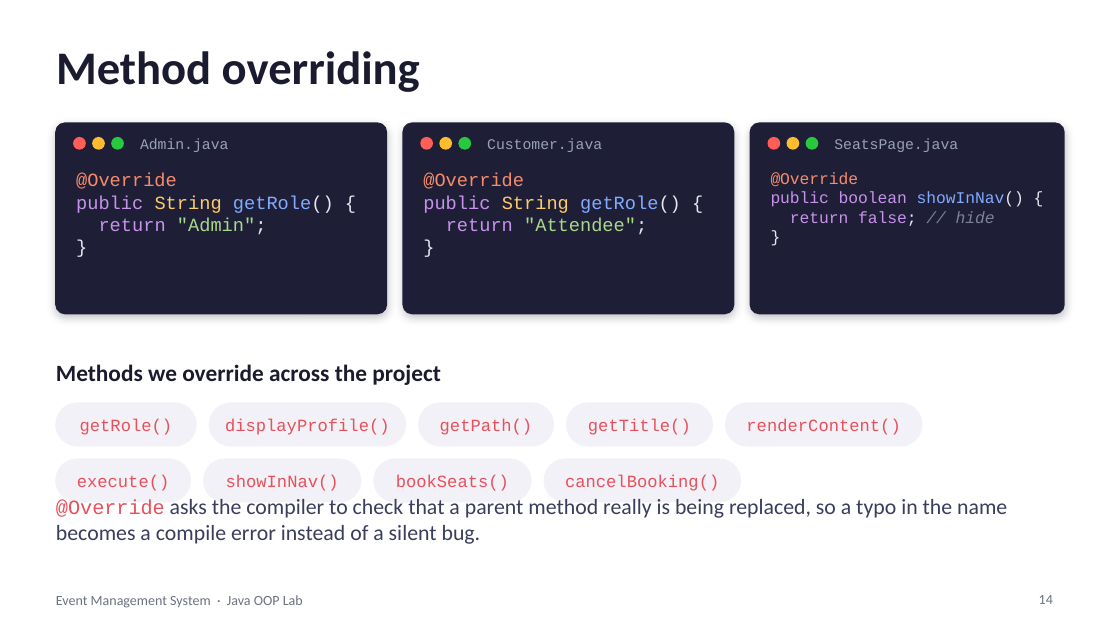
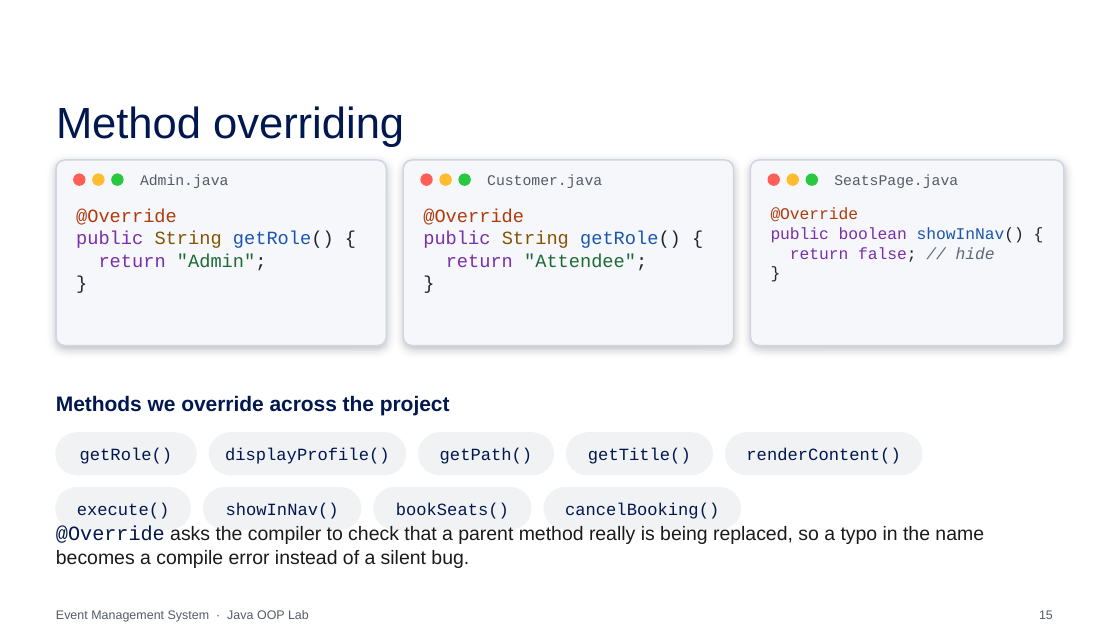
Before and after one commit to SuyashAnupam/Event-Mangement-Platform, a slide deck: slide 15 of Event_Management_System_OOP.pptx (slide 14 before the commit). Drawn at 1120x630 pixels with LibreOffice and Linux fonts; fonts in the diff are those of the drawing; background and template pictures are left out. Boxes give left, top, right and bottom in pixels: in the first picture for what was removed or moved away, otherwise in the second. Text is boxed around its words. In the diff, an @@ line names an element or a change of style, - is before the commit and + after.

```diff
--- a/Event_Management_System_OOP.pptx
+++ b/Event_Management_System_OOP.pptx
@@ title "Method overriding": place and size @@
-title "Method overriding" at box(56, 51, 420, 92)
+title "Method overriding" at box(56, 106, 404, 147)
@@ title "Method overriding" at box(56, 106, 404, 147): size 30 to 28 pt, font Calibri to Arial, text colour #1A1B2E to #00174F, bold off @@
@@ rounded rectangle: place and size @@
-rounded rectangle at box(56, 123, 386, 314)
+rounded rectangle at box(56, 160, 386, 346)
@@ rounded rectangle: place and size @@
-rounded rectangle at box(403, 123, 734, 314)
+rounded rectangle at box(403, 160, 734, 346)
@@ fill #1E1F36 to #F5F7FA; outline #1E1F36 1 pt to #D0D6E0 1 pt in 3 elements at box(56, 160, 386, 346), box(403, 160, 734, 346), box(750, 160, 1064, 346) @@
@@ rounded rectangle: place and size @@
-rounded rectangle at box(750, 123, 1064, 314)
+rounded rectangle at box(750, 160, 1064, 346)
@@ 9 ellipses, 6 texts: place and size @@
-9 ellipses, 6 texts at box(74, 138, 1024, 235)
+9 ellipses, 6 texts at box(74, 174, 1024, 271)
@@ text colour #9AA0B8 to #555B66 in 3 elements at box(140, 174, 228, 188), box(487, 174, 602, 188), box(834, 174, 958, 188) @@
@@ text "@Override" at box(76, 209, 334, 271): text colour #F78C6C to #B03A0C in "@Override"; text colour #C792EA to #7A2EA8 in "public", "return"; text colour #FFCB6B to #855400 in "String"; text colour #82AAFF to #1A56B0 in "getRole()"; text colour #E4E6F0 to #1F2430 in "getRole() {", ""Admin";", "}"; text colour #A8D88A to #1D6A35 in ""Admin";" @@
@@ text "@Override" at box(423, 209, 681, 271): text colour #F78C6C to #B03A0C in "@Override"; text colour #C792EA to #7A2EA8 in "public", "return"; text colour #FFCB6B to #855400 in "String"; text colour #82AAFF to #1A56B0 in "getRole()"; text colour #E4E6F0 to #1F2430 in "getRole() {", ""Attendee";", "}"; text colour #A8D88A to #1D6A35 in ""Attendee";" @@
@@ text "@Override" at box(771, 207, 1024, 262): text colour #F78C6C to #B03A0C in "@Override"; text colour #C792EA to #7A2EA8 in "public boolean", "return false;"; text colour #82AAFF to #1A56B0 in "showInNav()"; text colour #E4E6F0 to #1F2430 in "showInNav() {", "false;", "}"; text colour #7C8299 to #5F6873 in "// hide" @@
@@ text "Methods we override across the ..." at box(56, 395, 450, 415): size 15 to 13.5 pt, font Calibri to Arial, text colour #1A1B2E to #00174F @@
@@ 11 texts, 9 rounded rectangles: place and size @@
-11 texts, 9 rounded rectangles at box(56, 364, 1007, 544)
+11 texts, 9 rounded rectangles at box(56, 395, 984, 568)
@@ text colour #E8505B to #00174F in 9 elements at box(565, 502, 719, 519), box(226, 502, 339, 519), box(396, 502, 509, 519), box(77, 502, 170, 519), box(225, 447, 390, 464), box(746, 447, 900, 464), box(588, 447, 691, 464), box(80, 447, 173, 464), box(440, 447, 533, 464) @@
@@ fill #F2F1F7 to #F1F2F4; outline #F2F1F7 1 pt to #F1F2F4 1 pt in 9 elements at box(544, 487, 740, 529), box(204, 487, 361, 529), box(374, 487, 531, 529), box(56, 487, 190, 529), box(209, 433, 405, 475), box(726, 433, 922, 475), box(567, 433, 712, 475), box(56, 433, 196, 475), box(419, 433, 553, 475) @@
@@ text "@Override asks the compiler to ..." at box(56, 526, 984, 568): size 14 to 12.5 pt, font Calibri to Arial, text colour #3A3D5C to #1A1A1A; text colour #E8505B to #00174F in "@Override" @@
@@ text "Event Management System · Java ...": place and size @@
-text "Event Management System · Java ..." at box(56, 595, 303, 608)
+text "Event Management System · Java ..." at box(56, 610, 309, 622)
@@ text "Event Management System · Java ..." at box(56, 610, 309, 622): size 9 to 8 pt, font Calibri to Arial, text colour #6B7280 to #555B66 @@
@@ page number at box(1039, 610, 1053, 619): text changed; size 9 to 8 pt; font Calibri to Arial; text colour #6B7280 to #555B66 @@
-14
+15
```
Also in this commit, not shown: 26 other slides changed, 2 slides added, 1 slide removed.
